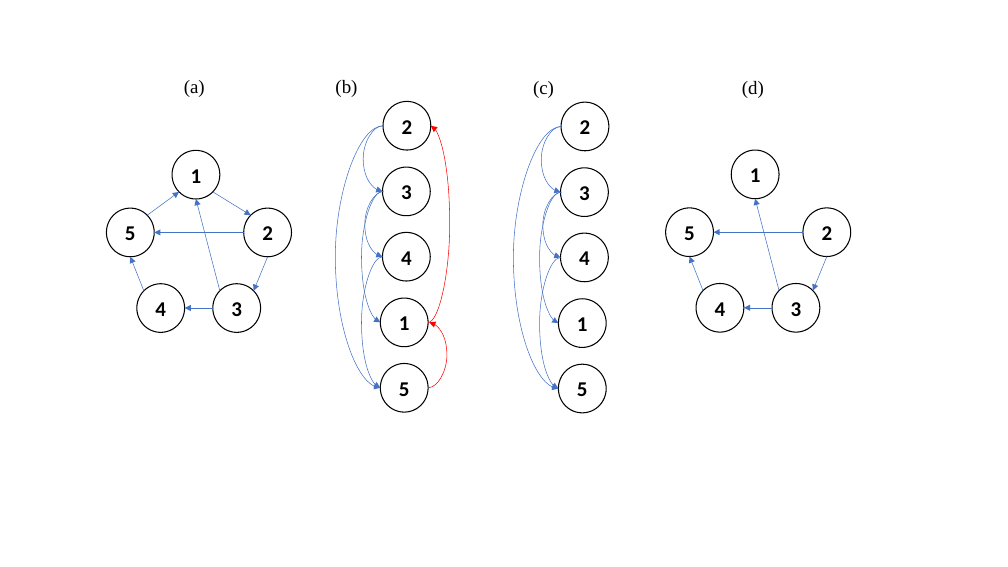
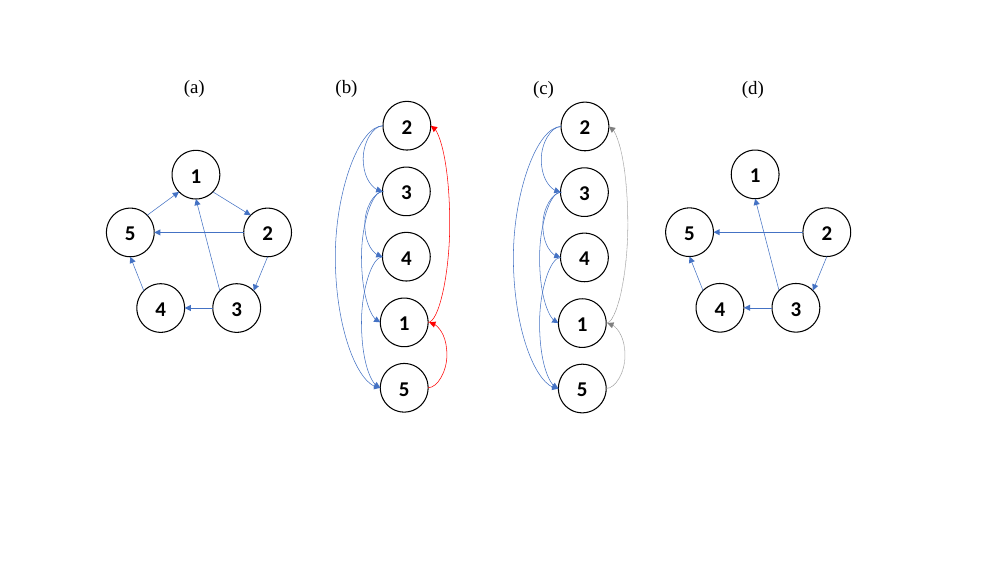
Before and after one commit to zeqianli/ExtremalOptimization, a slide deck: slide 1 of figures.pptx. Drawn at 1008x567 pixels with LibreOffice and Linux fonts; fonts in the diff are those of the drawing. Boxes give left, top, right and bottom in pixels: in the first picture for what was removed or moved away, otherwise in the second. Text is boxed around its words. In the diff, an @@ line names an element or a change of style, - is before the commit and + after.

```diff
--- a/figures.pptx
+++ b/figures.pptx
@@ curved arrow added from (606, 323) to (609, 126), #808080 0.5 pt dashed @@
@@ curved arrow added from (606, 389) to (607, 323), #808080 0.5 pt dashed @@
```
Also in this commit, not shown: 3 slides added, 1 slide removed, 11 other files.
